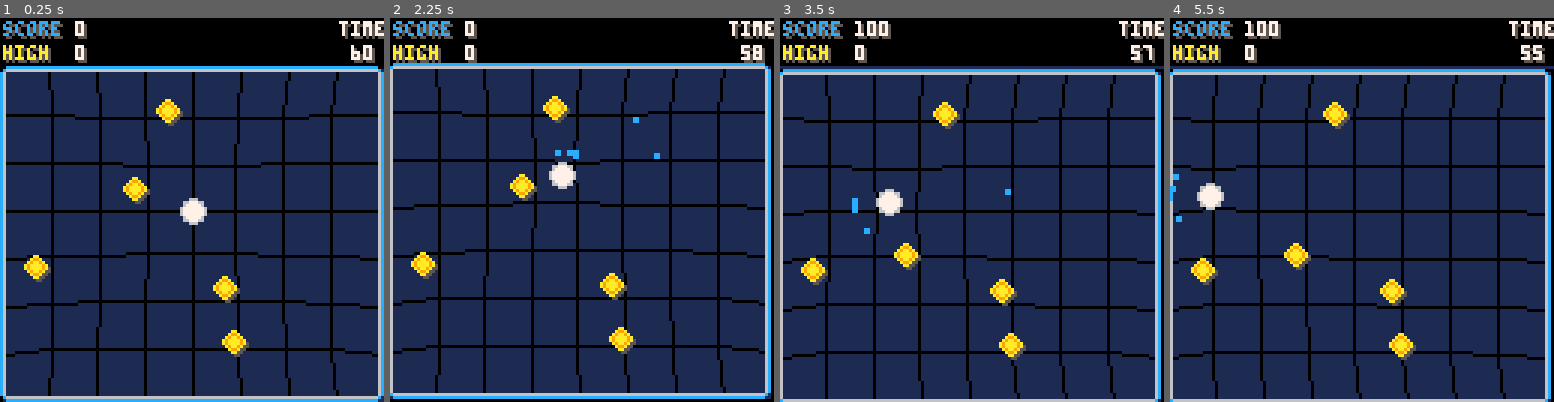
Above: before the commit, frames 1-4 (left to right).
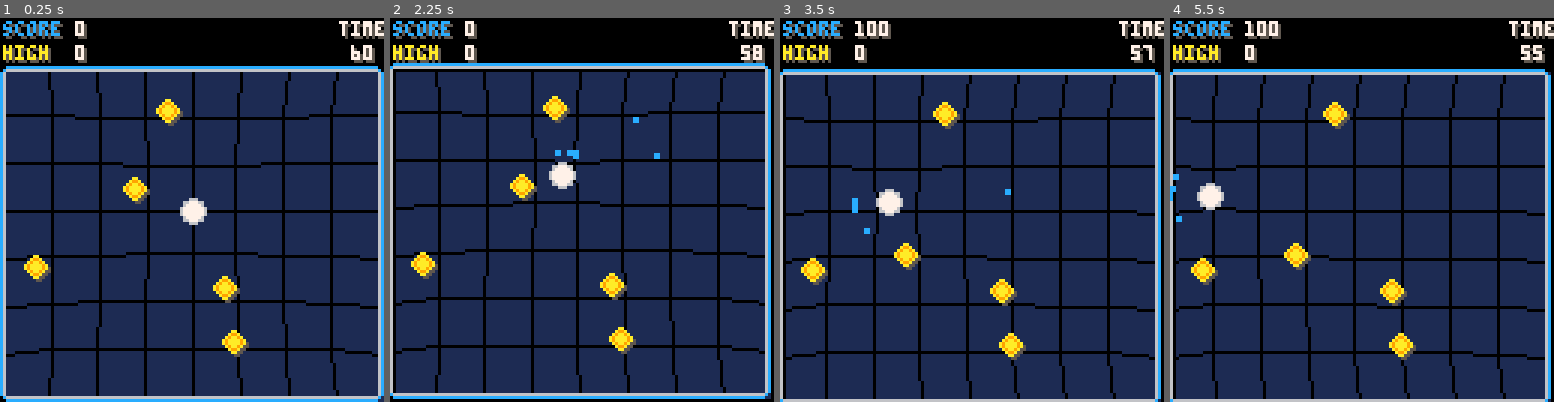
Above: after the commit, the same moments.

Repository: tesselode/netty
Game: PICO-8 cartridge launcher.p8
Same seed, same stepped clock (60 frames per second), same inputs: the game is played once before the commit and once after it.
Inputs:
- Up to frame 1 (0.25 s): no input
- Up to frame 2 (2.25 s): tap X (X key) at 0.33, 1.07, 1.85 s; tap O (Z key) at 0.7, 1.7, 2.1 s; hold Right 1.6-2.1 s; hold Up from 2.15 s (still down)
- Up to frame 3 (3.5 s): release Up at 2.42 s; hold Right 2.47-3.03 s; tap O (Z key) at 2.5, 2.9, 3.3 s; tap X (X key) at 2.97 s; hold Left from 3.08 s (still down)
- Up to frame 4 (5.5 s): release Left at 3.58 s; hold Down 3.63-3.97 s; tap O (Z key) every 0.4 s from 3.7 to 5.3 s; hold Right 4.02-4.68 s; tap X (X key) at 4.08, 5.2 s; hold Up 4.73-5.03 s; hold Left from 5.08 s (still down)

The runs differ from the first frame. In frame 1, less than 0.1% of the frame differs, in the area x 0-100%, y 13-100%; in frame 2, 1.3%; in frame 3, 1.4%, in the area x 0-100%, y 12-100%; in frame 4, 1.4%.

Commit message:
better background clipping

Diff:
--- a/launcher.p8
+++ b/launcher.p8
@@ -735,7 +735,7 @@
  camera(cam.sequence[cam.frame][1], cam.sequence[cam.frame][2])
 
  -- draw grid
- clip(0, 16, 128, 112)
+ clip(2, 18, 126, 110)
  rectfill(0, 0, 128, 128, 1)
 	for x = 0, 128, 16 do
 	 for y = 16, 112, 16 do
